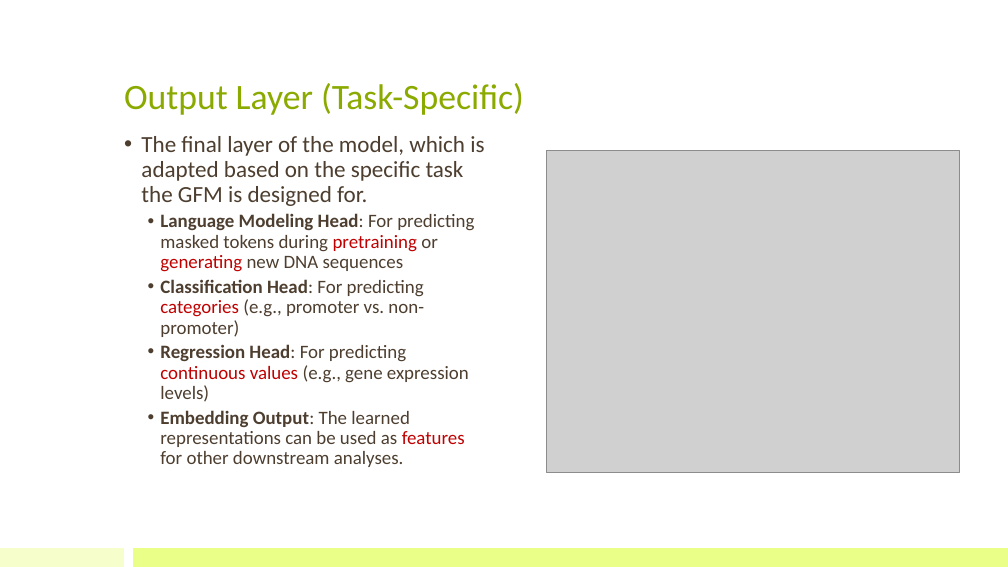
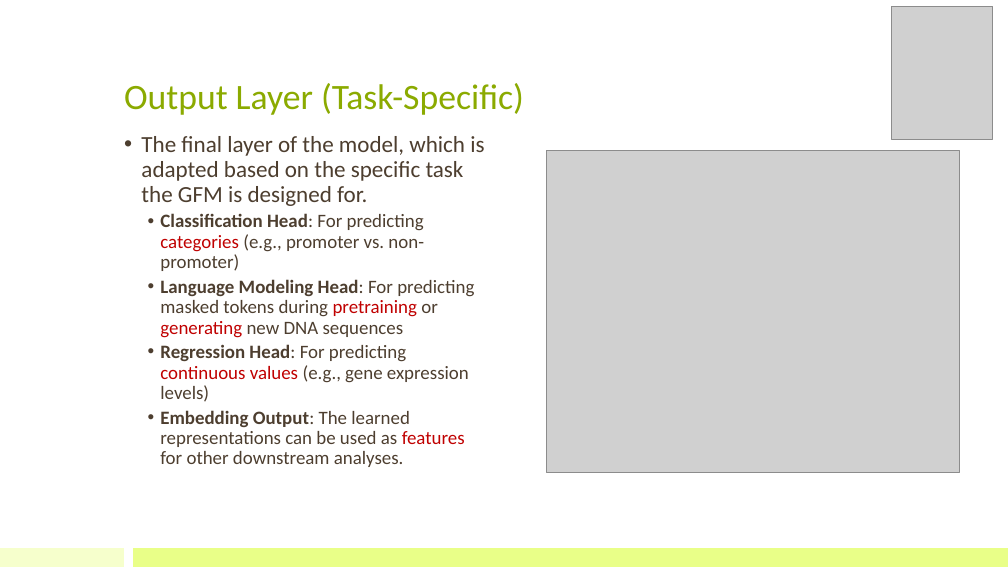
Before and after one commit to bioinfo-kaust/gfm-workshop, a slide deck: slide 7 of lecture_slides/1.day1_before_lunch/lecture_1b_gfm_anatomy.pptx. Drawn at 1008x567 pixels with LibreOffice and Linux fonts; fonts in the diff are those of the drawing; grey boxes stand for pictures. Boxes give left, top, right and bottom in pixels: in the first picture for what was removed or moved away, otherwise in the second. Text is boxed around its words. In the diff, an @@ line names an element or a change of style, - is before the commit and + after.

```diff
--- a/lecture_slides/1.day1_before_lunch/lecture_1b_gfm_anatomy.pptx
+++ b/lecture_slides/1.day1_before_lunch/lecture_1b_gfm_anatomy.pptx
@@ picture added at (892, 6, 993, 139) @@
@@ text at (160, 213, 424, 271): paragraph added @@
+  • Classification Head: For predicting categories (e.g., promoter vs. non-promoter)
@@ text at (160, 279, 424, 337): paragraph removed @@
-  • Classification Head: For predicting categories (e.g., promoter vs. non-promoter)
```
Also in this commit, not shown: 4 other slides changed, 2 other files.
